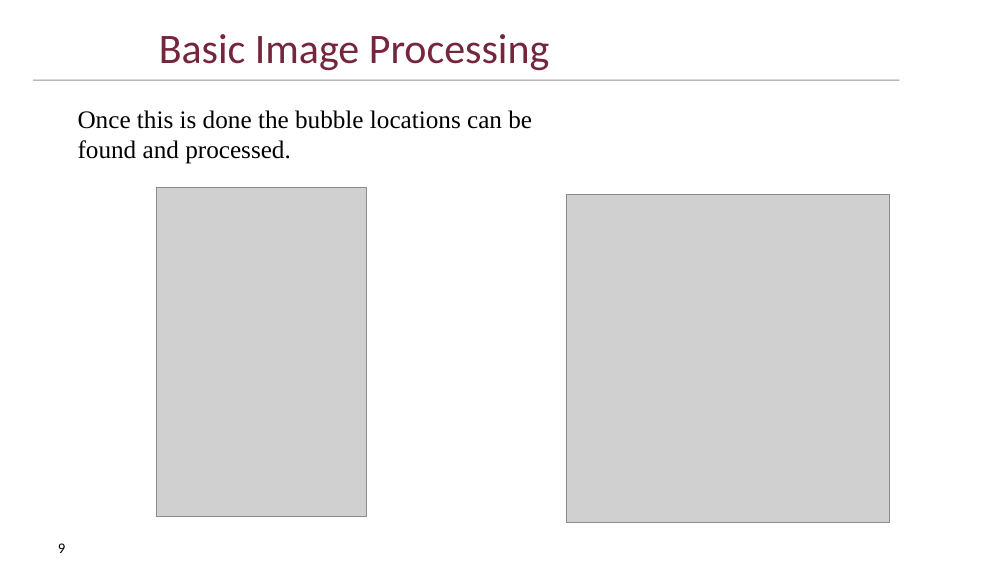
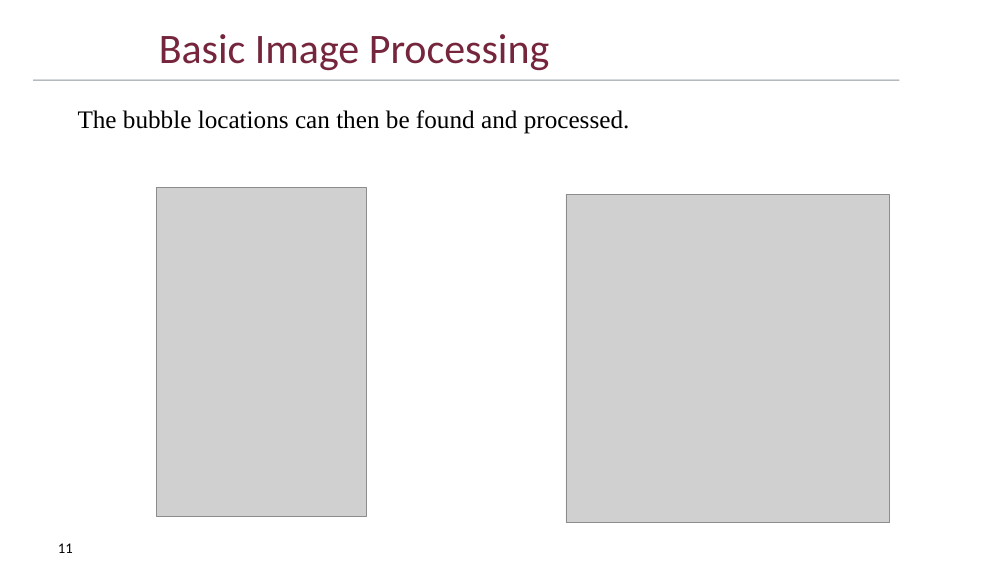
Before and after one commit to DriesSmit/SkripsieReport, a slide deck: slide 11 of OralExamination/SkripsieOral_APSmit.pptx (slide 9 before the commit). Drawn at 1008x567 pixels with LibreOffice and Linux fonts; fonts in the diff are those of the drawing; grey boxes stand for pictures; background and template pictures are left out. Boxes give left, top, right and bottom in pixels: in the first picture for what was removed or moved away, otherwise in the second. Text is boxed around its words. In the diff, an @@ line names an element or a change of style, - is before the commit and + after.

```diff
--- a/OralExamination/SkripsieOral_APSmit.pptx
+++ b/OralExamination/SkripsieOral_APSmit.pptx
@@ text at (x1=78, y1=110, x2=630, y2=134): text changed @@
-Once this is done the bubble locations can be found and processed.
+The bubble locations can then be found and processed.
@@ page number at (x1=58, y1=543, x2=73, y2=553): text changed @@
-9
+11
```
Also in this commit, not shown: 2 other slides changed, 2 slides added.
